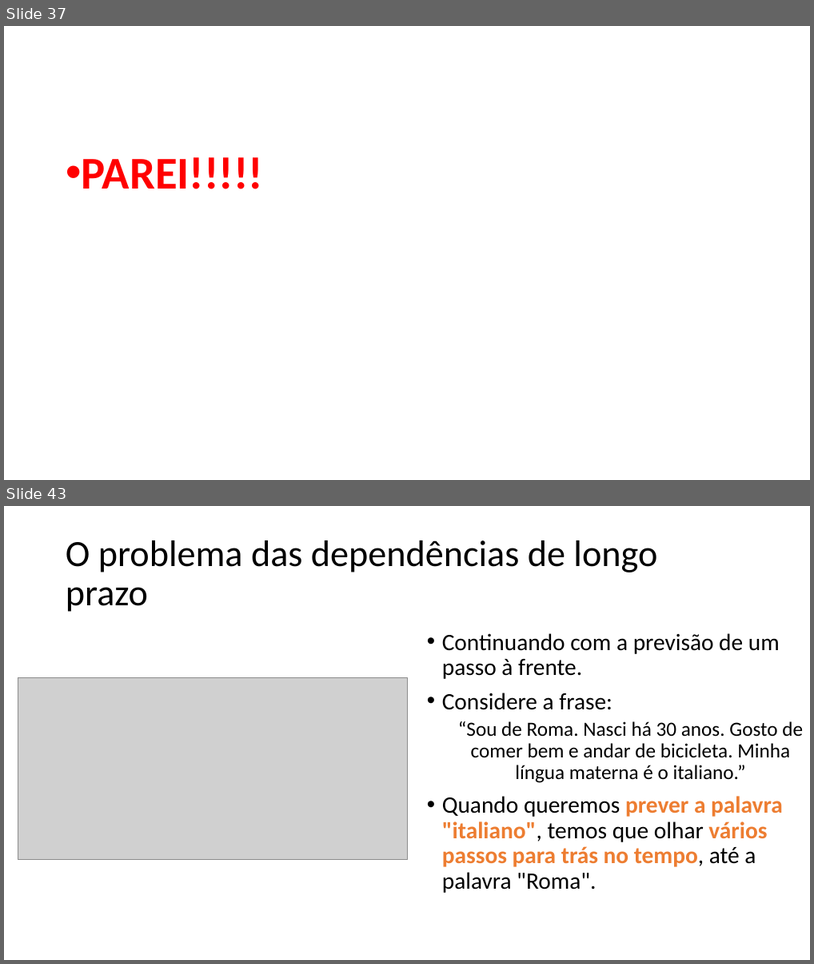
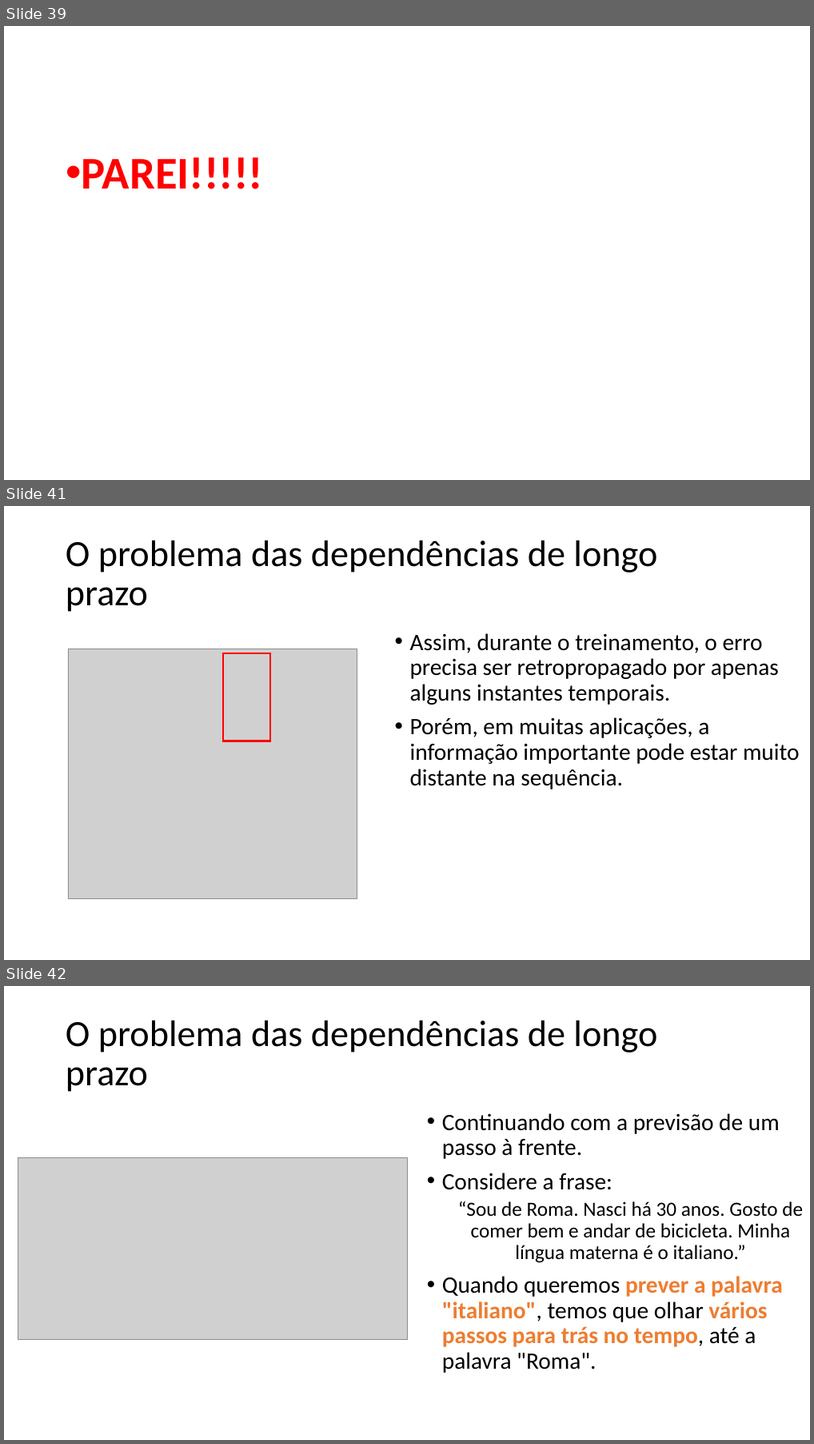
Before and after one commit to zz4fap/c24_inteligencia_artificial, a slide deck: slides/C24_RNN.pptx. Shown one above the other, each under a label of ours: slides 37 and 43 before the commit, slides 39, 41 and 42 after it; the slides between them are not shown. The pictures are 814x964 and 814x1444 pixels, drawn with LibreOffice and Linux fonts; fonts in the diff are those of the drawing; grey boxes stand for pictures. Boxes give left, top, right and bottom in pixels: in the first picture for what was removed or moved away, otherwise in the second. Text is boxed around its words. In the diff, an @@ line names an element or a change of style, - is before the commit and + after.

```diff
--- a/slides/C24_RNN.pptx
+++ b/slides/C24_RNN.pptx
@@ slide 41 added at [4,506,810,960], background #FFFFFF @@
@@ title added at [66,540,658,612], 44 pt, text #000000 @@
+O problema das dependências de longo prazo
@@ picture added at [68,648,358,899] @@
@@ text added at [410,633,800,789], 28 pt, text #000000 @@
+• Assim, durante o treinamento, o erro precisa ser retropropagado por apenas alguns instantes temporais.
+• Porém, em muitas aplicações, a informação importante pode estar muito distante na sequência.
@@ rectangle added at [223,653,270,740], outline #FF0000 2.25 pt @@
@@ what was slide 37 is now slide 39 @@
@@ what was slide 43 is now slide 42 @@
```
Also in this commit, not shown: 3 slides changed, 2 slides removed.
